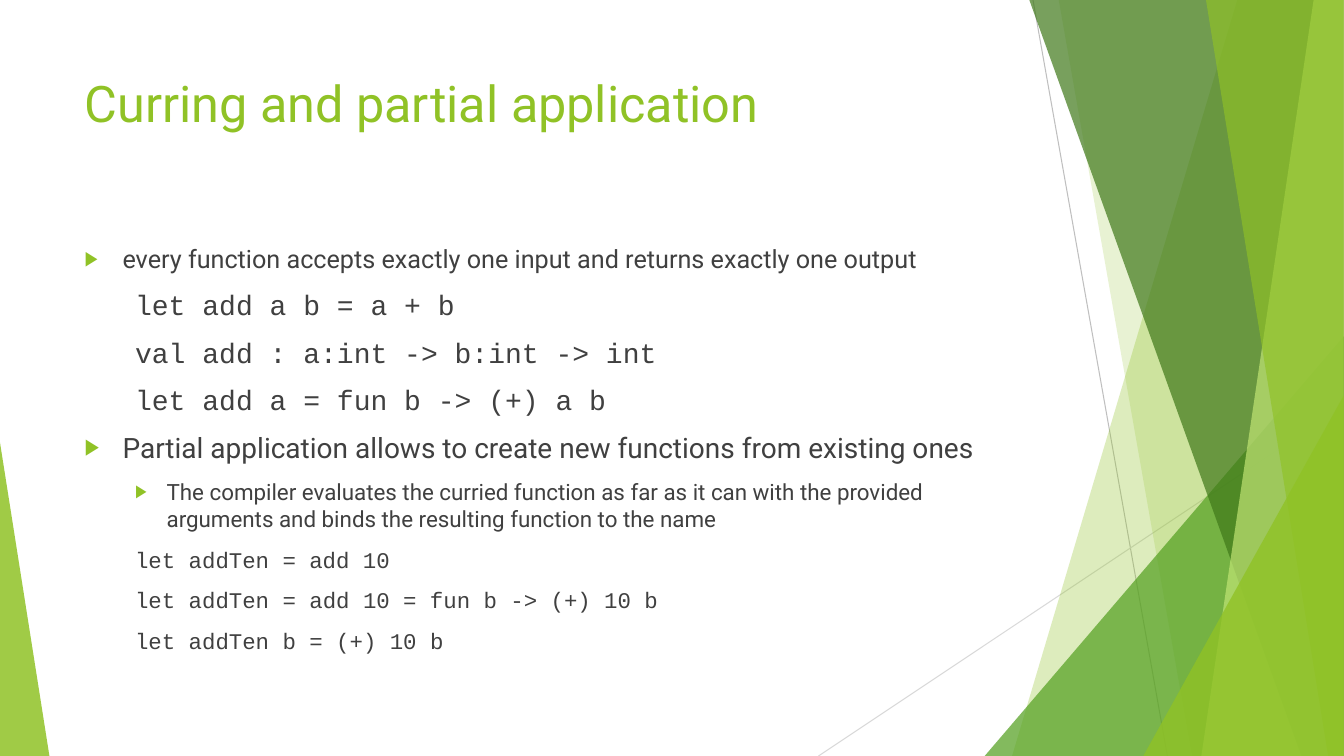
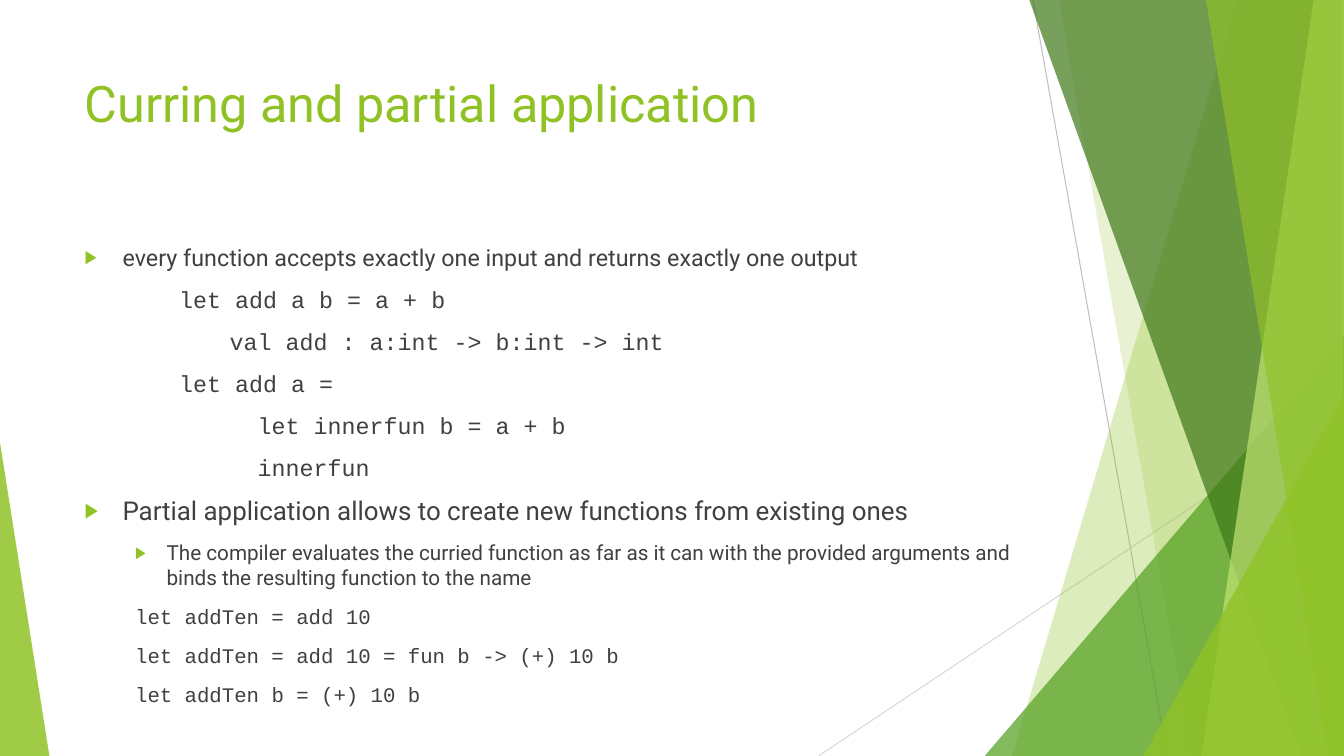
Before and after one commit to danielepo/F-Bootcamp, a slide deck: slide 33 of Presentation/Functional Programming with FSharp.pptx (slide 34 before the commit). Drawn at 1344x756 pixels with LibreOffice and Linux fonts; fonts in the diff are those of the drawing. Boxes give left, top, right and bottom in pixels: in the first picture for what was removed or moved away, otherwise in the second. Text is boxed around its words. In the diff, an @@ line names an element or a change of style, - is before the commit and + after.

```diff
--- a/Presentation/Functional Programming with FSharp.pptx
+++ b/Presentation/Functional Programming with FSharp.pptx
@@ text at (123, 248, 1009, 664): size 18 to 16.6 pt in "every function accepts exactly one input and ..."; size 20 to 16.6 pt in "let add a b = a + ...", "val add : a:int -> b:int -> ..."; size 20 to 18.5 pt in "Partial application allows to create new functions ..."; size 16 to 14.8 pt in "The compiler evaluates the curried function as ...", "let addTen = add 10", "let addTen = add 10 = fun ...", "let addTen b = (+) 10 b"; list level 2 to 3 in "let add a b = ..."; list level 2 to 3 in "val add : a:int -> ..." @@
@@ text at (179, 375, 566, 476): text changed; size 20 to 16.6 pt @@
-  let add a = fun b -> (+) a b
+    let add a =
+    let innerfun b = a + b
+    innerfun
```
Also in this commit, not shown: 23 other slides changed, 1 slide removed.
